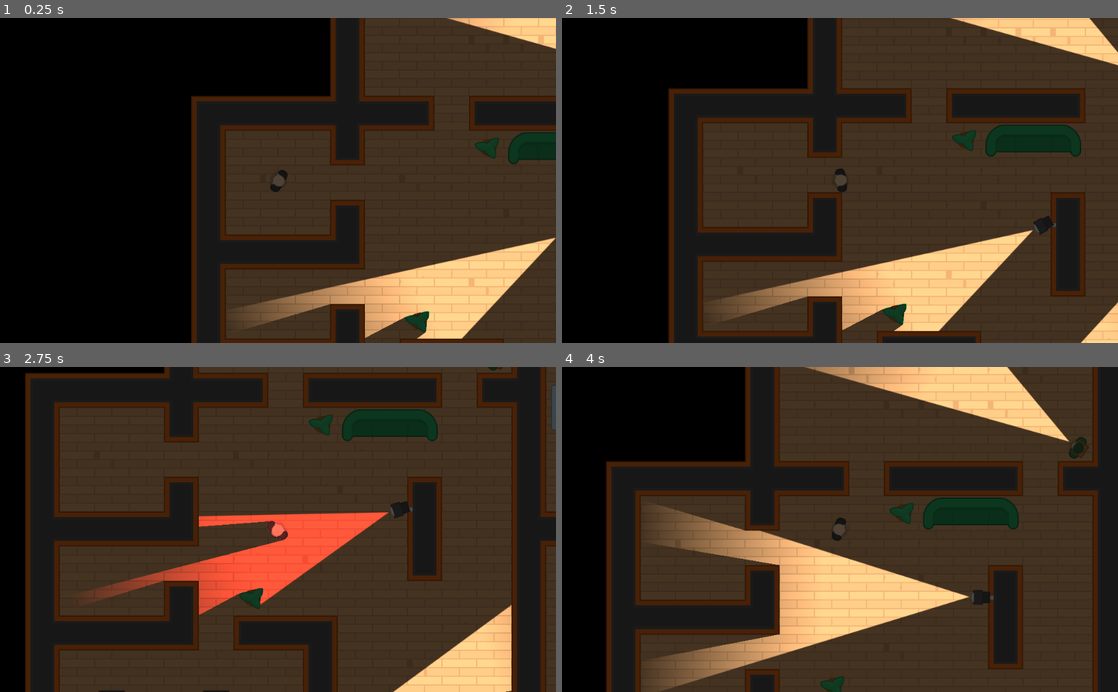
Above: before the commit, frames 1-4 (two rows, left to right).
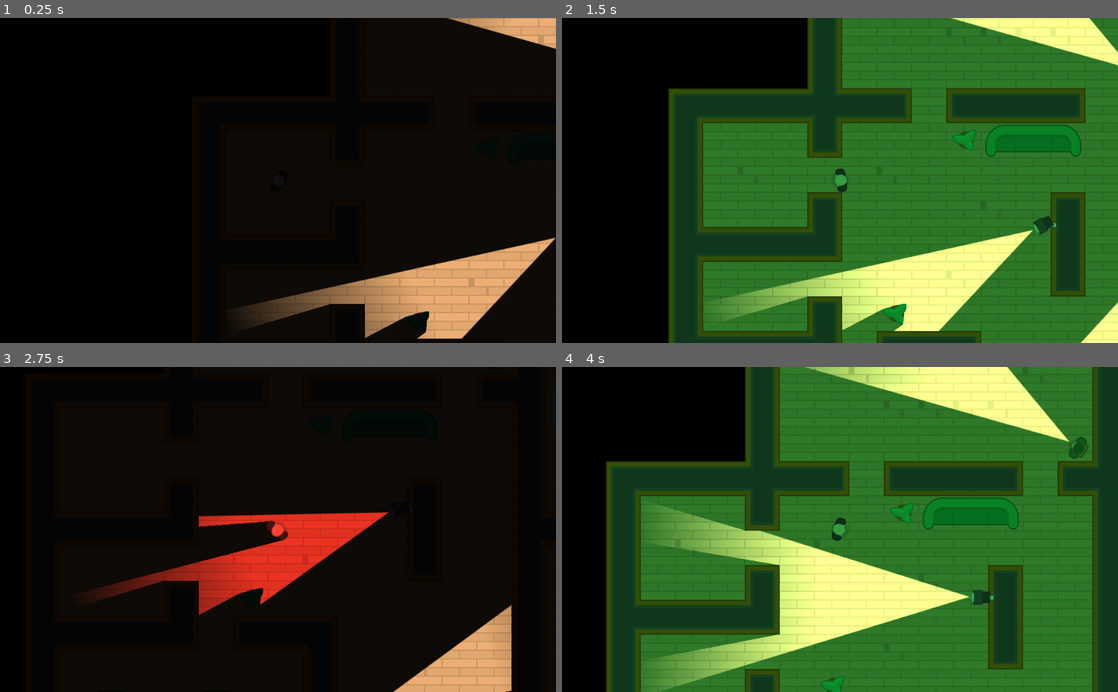
Above: after the commit, the same moments.

Repository: alexandrepeluchi/godot-udemy
Game: Godot game, scene res://Levels/Level1.tscn
Same seed, same stepped clock (60 frames per second), same inputs: the game is played once before the commit and once after it.
Inputs (mouse positions are in pixels of both pictures, inside the frame that each line leads up to):
- Up to frame 1 (0.25 s): no input
- Up to frame 2 (1.5 s): tap Enter at 0.5 s; move the mouse to (962, 164) at 0.52 s; hold D (move_right) 0.53-1.28 s; hold Space (torch_toggle, bound only before the commit) 0.53-1.28 s; move the mouse to (728, 196) at 1.27 s; hold S (move_down) from 1.28 s (still down); tap Space (torch_toggle, bound only before the commit) at 1.35 s
- Up to frame 3 (2.75 s): move the mouse to (333, 458) at 2.02 s; release S (move_down) at 2.03 s; hold D (move_right) from 2.03 s (still down); hold Space (torch_toggle, bound only before the commit) from 2.03 s (still down)
- Up to frame 4 (4 s): move the mouse to (812, 594) at 2.77 s; release D (move_right) at 2.78 s; release Space (torch_toggle, bound only before the commit) at 2.78 s; hold W (move_up) 2.78-3.53 s; tap Space (torch_toggle, bound only before the commit) at 2.85 s; move the mouse to (1006, 578) at 3.52 s; hold A (move_left) from 3.53 s (still down); hold Space (torch_toggle, bound only before the commit) from 3.53 s (still down)

The runs differ from the first frame. In frame 1, 48% of the frame differs, in the area x 34-100%, y 0-100%; in frame 2, 75%; in frame 3, 73%; in frame 4, 85%, in the area x 7-100%, y 0-100%.
Error in both runs: Invalid get index '0' (on base: 'Array'). (res://Characters/NPCs/Guard.gd:26)

Commit message:
Adicionado visão noturna

Diff:
--- a/Heist Meisters/Characters/Player.gd
+++ b/Heist Meisters/Characters/Player.gd
@@ -23,5 +23,5 @@
 		motion.x = lerp(motion.x, 0, FRICTION)
 
 func _input(event: InputEvent) -> void:
-	if Input.is_action_pressed("torch_toggle"):
-		$Torch.enabled = !$Torch.enabled
+	if Input.is_action_pressed("toggle_vision_mode"):
+		get_tree().call_group("Interface", "cycle_vision_mode")
--- /dev/null
+++ b/Heist Meisters/Interface/VisionMode.gd
@@ -0,0 +1,32 @@
+extends CanvasModulate
+
+const DARK := Color("111111")
+const NIGHTVISION := Color("37bf62")
+
+var cooldown : bool = false
+
+func _ready():
+	visible = true
+	color = DARK
+
+func cycle_vision_mode():
+	if not cooldown:
+		if color == NIGHTVISION:
+			DARK_mode()
+		else:
+			NIGHTVISION_mode()
+		cooldown = true
+		$Timer.start()
+
+func DARK_mode():
+	color = DARK
+	$AudioStreamPlayer2D.stream = load("res://SFX/nightvision_off.wav")
+	$AudioStreamPlayer2D.play()
+
+func NIGHTVISION_mode():
+	color = NIGHTVISION
+	$AudioStreamPlayer2D.stream = load("res://SFX/nightvision.wav")
+	$AudioStreamPlayer2D.play()
+
+func _on_Timer_timeout():
+	cooldown = false
--- /dev/null
+++ b/Heist Meisters/Interface/VisionMode.tscn
@@ -0,0 +1,16 @@
+[gd_scene load_steps=2 format=2]
+
+[ext_resource path="res://Interface/VisionMode.gd" type="Script" id=1]
+
+[node name="VisionMode" type="CanvasModulate" groups=[
+"Interface",
+]]
+visible = false
+color = Color( 0.313726, 0.313726, 0.313726, 1 )
+script = ExtResource( 1 )
+
+[node name="AudioStreamPlayer2D" type="AudioStreamPlayer2D" parent="."]
+
+[node name="Timer" type="Timer" parent="."]
+one_shot = true
+[connection signal="timeout" from="Timer" to="." method="_on_Timer_timeout"]
--- a/Heist Meisters/Levels/TemplateLevel.tscn
+++ b/Heist Meisters/Levels/TemplateLevel.tscn
@@ -1,64 +1,65 @@
-[gd_scene load_steps=23 format=2]
+[gd_scene load_steps=24 format=2]
 
 [ext_resource path="res://Tiles/Tiles.tres" type="TileSet" id=1]
 [ext_resource path="res://Characters/Player.tscn" type="PackedScene" id=2]
 [ext_resource path="res://GFX/Tilesheet/tilesheet_complete.png" type="Texture" id=3]
-
-[sub_resource type="OccluderPolygon2D" id=8]
+[ext_resource path="res://Interface/VisionMode.tscn" type="PackedScene" id=4]
+
+[sub_resource type="OccluderPolygon2D" id=1]
 polygon = PoolVector2Array( 0, 0, 64, 0, 64, 64, 0, 64 )
 
-[sub_resource type="ConvexPolygonShape2D" id=1]
+[sub_resource type="ConvexPolygonShape2D" id=2]
 points = PoolVector2Array( 0, 0, 64, 0, 64, 64, 0, 64 )
 
-[sub_resource type="OccluderPolygon2D" id=9]
-polygon = PoolVector2Array( 0, 0, 64, 0, 64, 64, 0, 64 )
-
-[sub_resource type="ConvexPolygonShape2D" id=3]
-points = PoolVector2Array( 0, 0, 64, 0, 64, 64, 0, 64 )
-
-[sub_resource type="OccluderPolygon2D" id=10]
+[sub_resource type="OccluderPolygon2D" id=3]
 polygon = PoolVector2Array( 0, 0, 64, 0, 64, 64, 0, 64 )
 
 [sub_resource type="ConvexPolygonShape2D" id=4]
 points = PoolVector2Array( 0, 0, 64, 0, 64, 64, 0, 64 )
 
 [sub_resource type="OccluderPolygon2D" id=5]
+polygon = PoolVector2Array( 0, 0, 64, 0, 64, 64, 0, 64 )
+
+[sub_resource type="ConvexPolygonShape2D" id=6]
+points = PoolVector2Array( 0, 0, 64, 0, 64, 64, 0, 64 )
+
+[sub_resource type="OccluderPolygon2D" id=7]
 polygon = PoolVector2Array( 12, 16, 12, 12, 52, 12, 52, 16, 60, 16, 60, 52, 52, 56, 12, 56, 4, 52, 4, 16 )
 
-[sub_resource type="ConvexPolygonShape2D" id=6]
+[sub_resource type="ConvexPolygonShape2D" id=8]
 points = PoolVector2Array( 12, 52, 8, 52, 8, 16, 12, 16, 16, 12, 48, 12, 52, 16, 56, 16, 56, 52, 52, 52 )
 
+[sub_resource type="OccluderPolygon2D" id=9]
+polygon = PoolVector2Array( 28, 56, 20, 48, 20, 16, 28, 8, 100, 8, 108, 16, 108, 48, 100, 56 )
+
+[sub_resource type="ConvexPolygonShape2D" id=10]
+points = PoolVector2Array( 28, 56, 20, 48, 20, 16, 28, 8, 100, 8, 108, 16, 108, 48, 100, 56 )
+
 [sub_resource type="OccluderPolygon2D" id=11]
-polygon = PoolVector2Array( 28, 56, 20, 48, 20, 16, 28, 8, 100, 8, 108, 16, 108, 48, 100, 56 )
+polygon = PoolVector2Array( 24, 20, 28, 18, 38, 16, 48, 14, 54, 14, 54, 24, 50, 30, 50, 36, 48, 52, 44, 52, 34, 46, 30, 46, 22, 38, 10, 28, 10, 24 )
 
 [sub_resource type="ConvexPolygonShape2D" id=12]
-points = PoolVector2Array( 28, 56, 20, 48, 20, 16, 28, 8, 100, 8, 108, 16, 108, 48, 100, 56 )
+points = PoolVector2Array( 24, 20, 26, 18, 28, 18, 30, 16, 38, 16, 46, 14, 54, 14, 54, 22, 52, 28, 50, 30, 50, 38, 48, 52, 44, 52, 34, 46, 30, 46, 22, 38, 10, 26, 10, 24 )
 
 [sub_resource type="OccluderPolygon2D" id=13]
-polygon = PoolVector2Array( 24, 20, 28, 18, 38, 16, 48, 14, 54, 14, 54, 24, 50, 30, 50, 36, 48, 52, 44, 52, 34, 46, 30, 46, 22, 38, 10, 28, 10, 24 )
+polygon = PoolVector2Array( 8, 8, 14, 2, 22, 2, 28, 10, 64, 10, 64, 60, 32, 60, 20, 52, 10, 38, 8, 30 )
 
 [sub_resource type="ConvexPolygonShape2D" id=14]
-points = PoolVector2Array( 24, 20, 26, 18, 28, 18, 30, 16, 38, 16, 46, 14, 54, 14, 54, 22, 52, 28, 50, 30, 50, 38, 48, 52, 44, 52, 34, 46, 30, 46, 22, 38, 10, 26, 10, 24 )
+points = PoolVector2Array( 64, 60, 34, 60, 20, 52, 12, 42, 8, 30, 8, 8, 14, 2, 22, 2, 28, 10, 64, 10 )
 
 [sub_resource type="OccluderPolygon2D" id=15]
-polygon = PoolVector2Array( 8, 8, 14, 2, 22, 2, 28, 10, 64, 10, 64, 60, 32, 60, 20, 52, 10, 38, 8, 30 )
+polygon = PoolVector2Array( 0, 10, 64, 10, 64, 60, 0, 60 )
 
 [sub_resource type="ConvexPolygonShape2D" id=16]
-points = PoolVector2Array( 64, 60, 34, 60, 20, 52, 12, 42, 8, 30, 8, 8, 14, 2, 22, 2, 28, 10, 64, 10 )
+points = PoolVector2Array( 0, 10, 64, 10, 64, 60, 0, 60 )
 
 [sub_resource type="OccluderPolygon2D" id=17]
-polygon = PoolVector2Array( 0, 10, 64, 10, 64, 60, 0, 60 )
+polygon = PoolVector2Array( 4, 12, 8, 8, 18, 8, 22, 14, 42, 14, 46, 8, 54, 8, 58, 14, 58, 40, 50, 50, 40, 56, 22, 56, 12, 48, 4, 38 )
 
 [sub_resource type="ConvexPolygonShape2D" id=18]
-points = PoolVector2Array( 0, 10, 64, 10, 64, 60, 0, 60 )
-
-[sub_resource type="OccluderPolygon2D" id=19]
-polygon = PoolVector2Array( 4, 12, 8, 8, 18, 8, 22, 14, 42, 14, 46, 8, 54, 8, 58, 14, 58, 40, 50, 50, 40, 56, 22, 56, 12, 48, 4, 38 )
-
-[sub_resource type="ConvexPolygonShape2D" id=20]
 points = PoolVector2Array( 4, 12, 8, 8, 18, 8, 22, 14, 40, 14, 46, 8, 56, 8, 58, 14, 58, 38, 50, 50, 38, 56, 22, 56, 12, 50, 4, 36 )
 
-[sub_resource type="TileSet" id=7]
+[sub_resource type="TileSet" id=19]
 0/name = "small_desk"
 0/texture = ExtResource( 3 )
 0/tex_offset = Vector2( 0, 0 )
@@ -282,8 +283,7 @@
 [node name="Camera2D" type="Camera2D" parent="Player"]
 current = true
 
-[node name="CanvasModulate" type="CanvasModulate" parent="."]
-color = Color( 0.313726, 0.313726, 0.313726, 1 )
+[node name="VisionMode" parent="." instance=ExtResource( 4 )]
 
 [node name="Cameras" type="Node" parent="."]
 
--- a/Heist Meisters/project.godot
+++ b/Heist Meisters/project.godot
@@ -41,7 +41,7 @@
 "events": [ Object(InputEventKey,"resource_local_to_scene":false,"resource_name":"","device":0,"alt":false,"shift":false,"control":false,"meta":false,"command":false,"pressed":false,"scancode":68,"unicode":0,"echo":false,"script":null)
  ]
 }
-torch_toggle={
+toggle_vision_mode={
 "deadzone": 0.5,
 "events": [ Object(InputEventKey,"resource_local_to_scene":false,"resource_name":"","device":0,"alt":false,"shift":false,"control":false,"meta":false,"command":false,"pressed":false,"scancode":32,"unicode":0,"echo":false,"script":null)
  ]
Not shown: 10 places in Heist Meisters/Levels/TemplateLevel.tscn that only renumber resources
